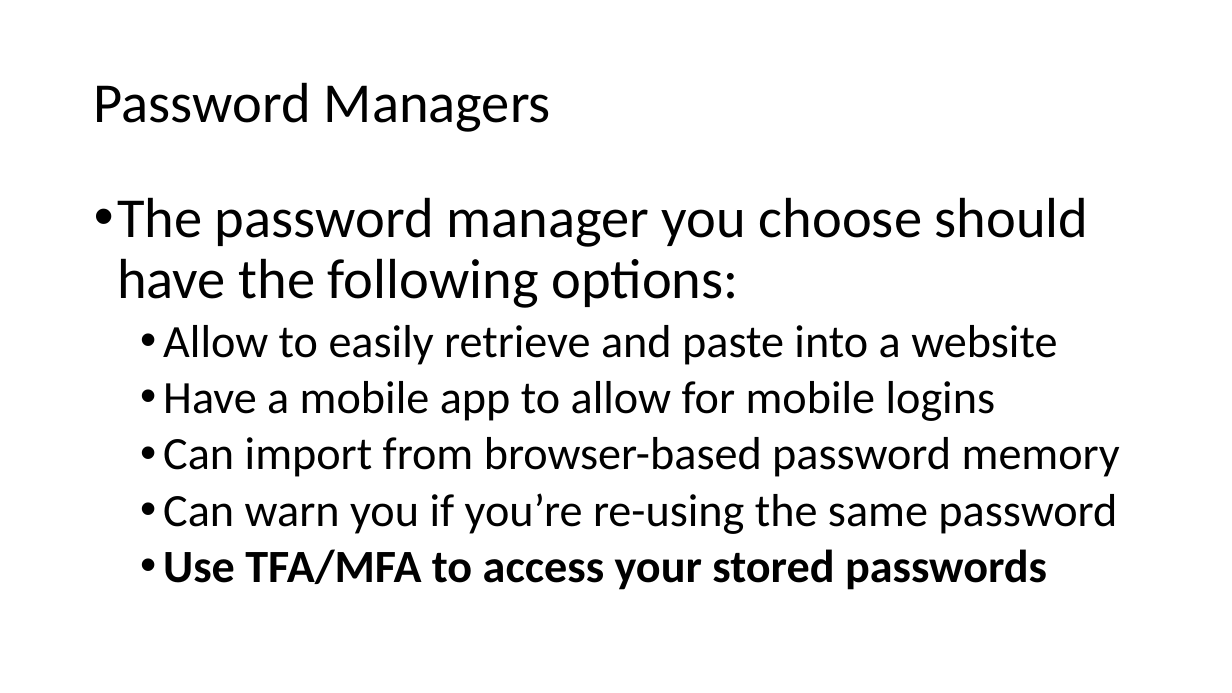
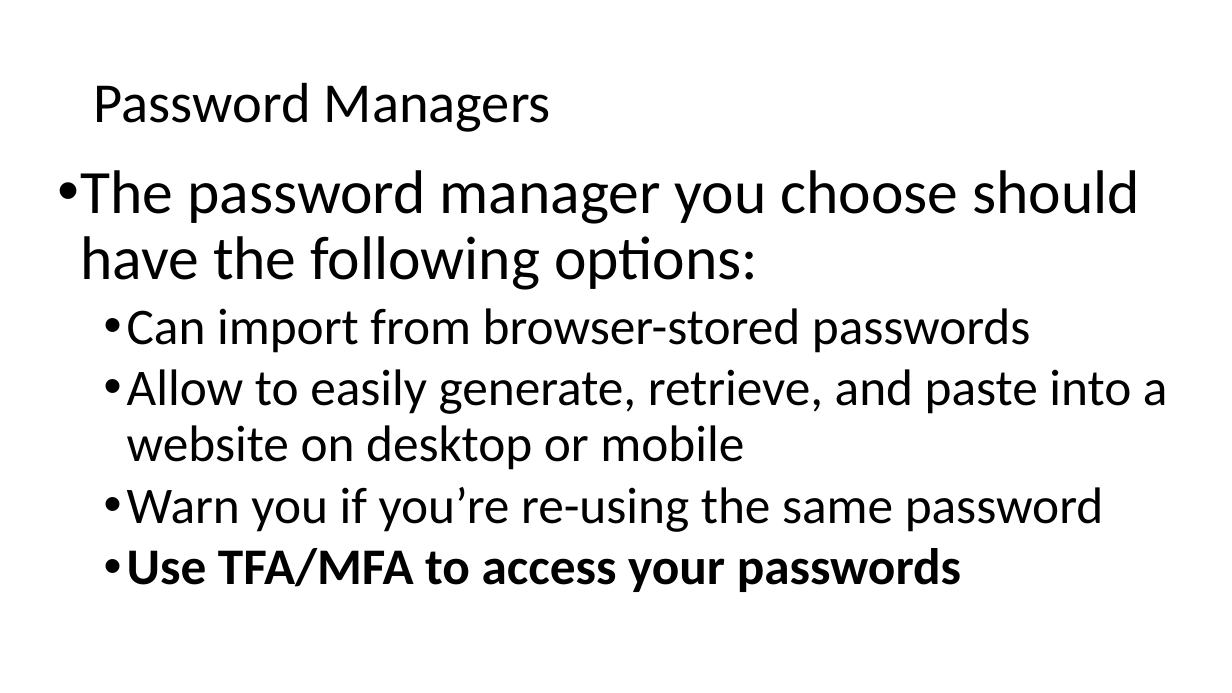
Before and after one commit to williamadba/Public-Presentations, a slide deck: slide 12 of Personal Practical Cybersecurity/Personal Practical Cybersecurity.pptx (slide 10 before the commit). Drawn at 1232x693 pixels with LibreOffice and Linux fonts; fonts in the diff are those of the drawing. Boxes give left, top, right and bottom in pixels: in the first picture for what was removed or moved away, otherwise in the second. Text is boxed around its words. In the diff, an @@ line names an element or a change of style, - is before the commit and + after.

```diff
--- a/Personal Practical Cybersecurity/Personal Practical Cybersecurity.pptx
+++ b/Personal Practical Cybersecurity/Personal Practical Cybersecurity.pptx
@@ text "The password manager you choose ...": place and size @@
-text "The password manager you choose ..." at <box>117,197,1120,590</box>
+text "The password manager you choose ..." at <box>80,170,1168,592</box>
@@ text at <box>80,170,1140,290</box>: size 44 to 48 pt in "The password manager you choose should have ..." @@
@@ text at <box>127,308,1168,592</box>: text changed; size 36 to 40 pt @@
-  • Allow to easily retrieve and paste into a website
-  • Have a mobile app to allow for mobile logins
-  • Can import from browser-based password memory
-  • Can warn you if you’re re-using the same password
-  • Use TFA/MFA to access your stored passwords
+  • Can import from browser-stored passwords
+  • Allow to easily generate, retrieve, and paste into a website on desktop or mobile
+  • Warn you if you’re re-using the same password
+  • Use TFA/MFA to access your passwords
```
Also in this commit, not shown: 15 other slides changed, 4 slides added.
